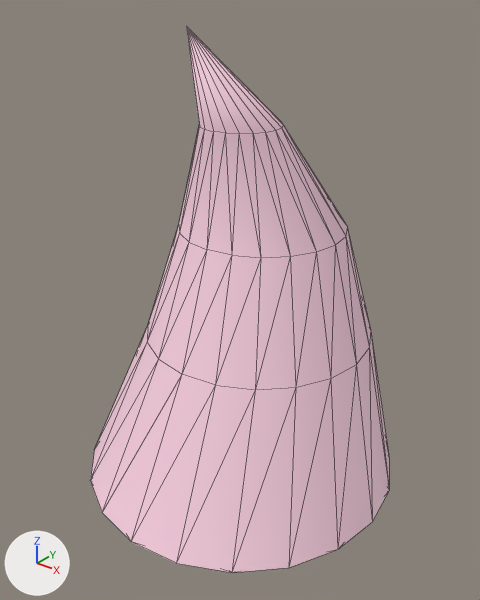
The glTF model Assets/StreamingAssets/Models/Tails/bulldog-tail.gltf as it was, and as the next commit left it.
One viewpoint serves both versions: a 50 mm camera at (0.0204, -0.0495, 0.0351) aimed at (0.0001, -0.0242, 0.0194). The axes (+X, +Y, +Z) are drawn at lower left. The lights are the same throughout. Mesh edges are drawn as thin lines. Where no turn or scale is listed for an object, it has been applied to the vertices. Vertices at the same position are counted once.

Names of what the first picture shows: 'bulldog-tail'.
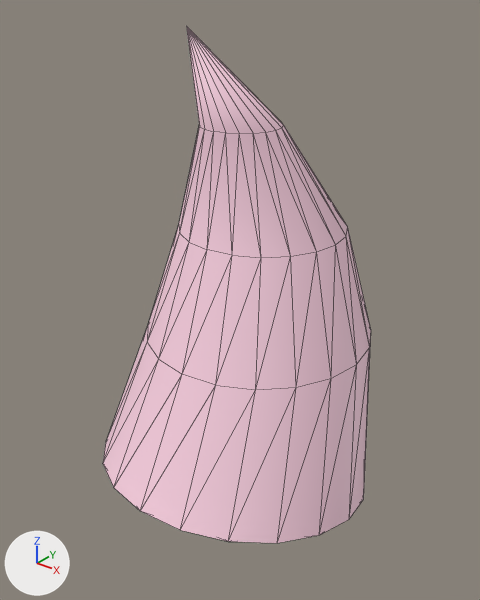
The edits, one by one:
me_mesh_004 has 81 vertices, 158 faces and spans x -0.0092..0.009, y -0.033..-0.0148, z 0.0087..0.0333.
me_mesh_004 is used by ob_bulldog_tail; location (0.0, 0.0, 0.0).
me_mesh_004 part 1: all 20 vertices in x -0.0092..0.009, y -0.033..-0.0148, z 0.0087 are turned -12 degrees about the x axis through their middle and scaled by 0.876, then moved by (0.0, -0.0005, -0.0001).

Changed parts and their boxes [x1, y1, x2, y2] in the pictures (480 x 600 px; the box of a moved part takes in the faces that stretch with it):
'bulldog-tail', reshaped (11% narrower): before [90, 26, 390, 573]; after [103, 26, 371, 543]
part 1 of me_mesh_004, moved or reshaped: before [90, 326, 390, 573]; after [103, 326, 371, 543]
